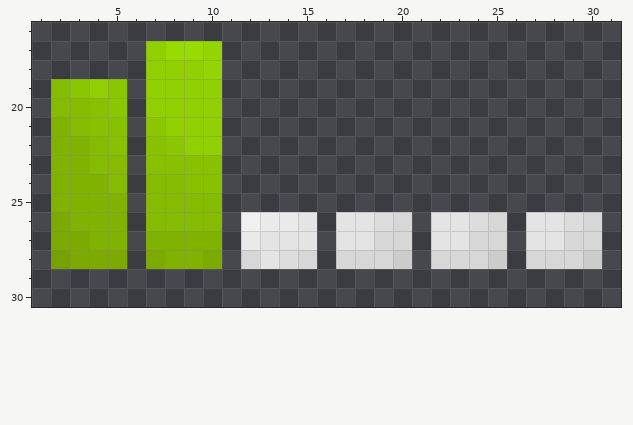
Pixel-art sprite: packages/SystemUI/res/drawable-hdpi/stat_sys_signal_2_fully.png. This is how it looked before the edit.
The file is 32x38 pixels. Colours within 5 levels of each other are drawn and written as one. Shown: x 1..31, y 16..30.
After the commit:
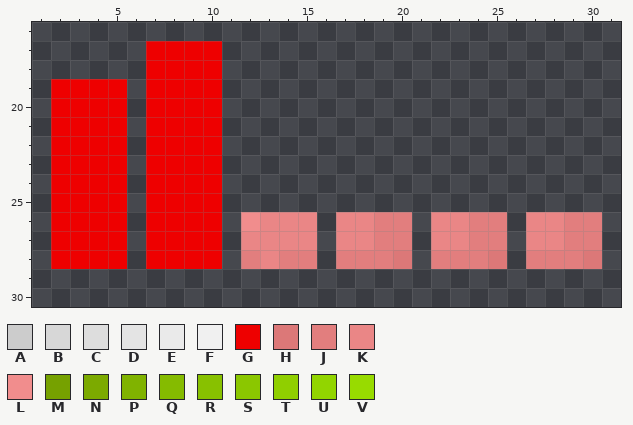
Palette (. is transparent): A #cccccc  B #d7d7d7  C #dddddd  D #e4e4e4  E #eaeaea  F #f0f0f0  G #ee0000  H #dc7878  J #e27e7e  K #ea8686  L #f18d8d  M #76a100  N #7caa00  P #80b300  Q #85bb00  R #88c100  S #8bc700  T #90cf00  U #92d500  V #98db00
Commit: add in red themed 6Bar signal icons Change-Id: I0042473d7d953d5d0f84c43d547a38346d2bcc7e
From old to new:
Changed rows in their new state; - is an unchanged pixel.
first column x 2:
17 -----GGGG--------------------
18 -----GGGG--------------------
19 GGGG-GGGG--------------------
20 GGGG-GGGG--------------------
21 GGGG-GGGG--------------------
22 GGGG-GGGG--------------------
23 GGGG-GGGG--------------------
24 GGGG-GGGG--------------------
25 GGGG-GGGG--------------------
26 GGGG-GGGG-LKKK-KKJJ-KKJJ-KKJJ
27 GGGG-GGGG-KKKK-KKJJ-KKJJ-KKJJ
28 GGGG-GGGG-JKJJ-JJJH-JJJH-JJJH
Pixel boxes of the changes (left, top, right, bottom) in both pictures:
changed: (51, 41, 602, 269)
